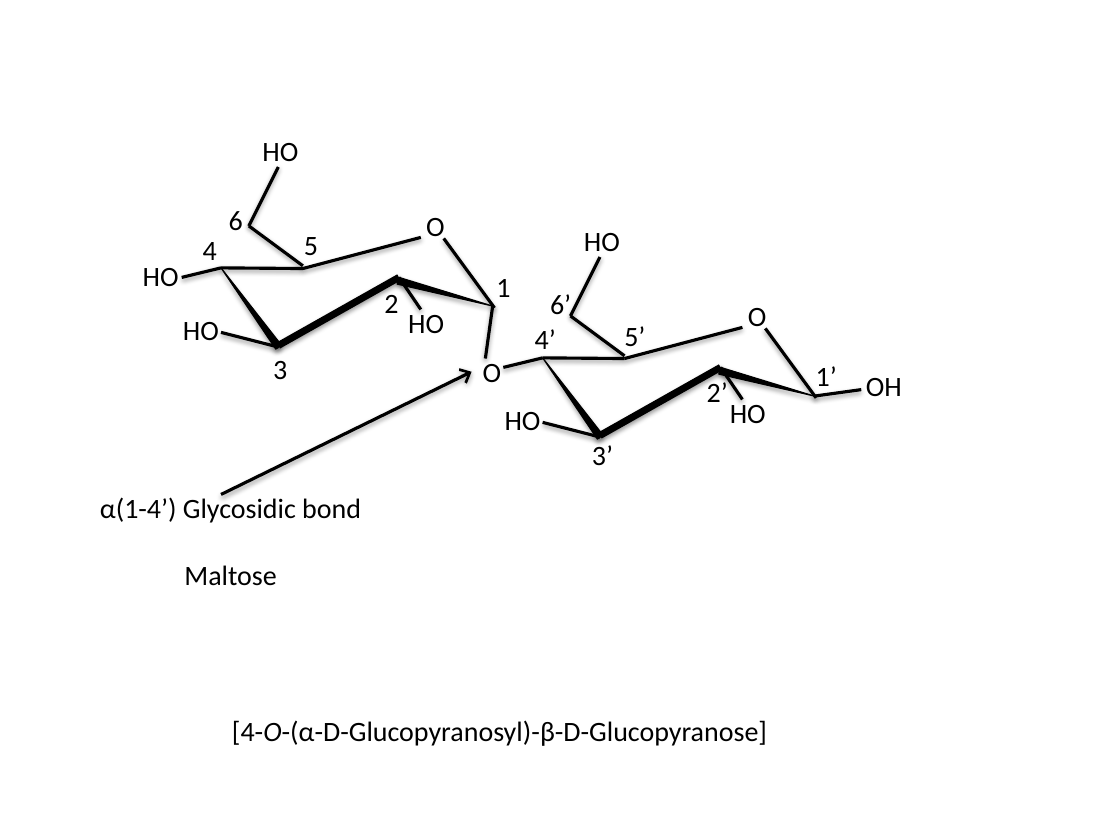
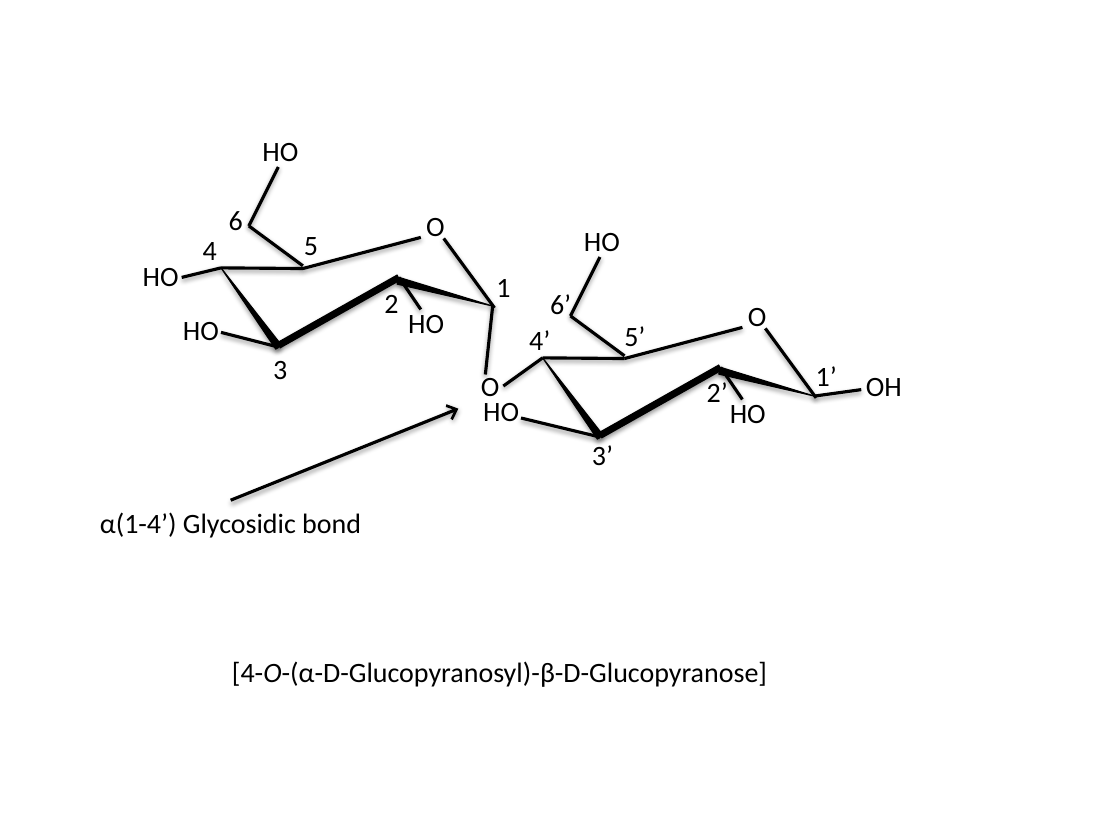
Before and after one commit to steveharg/glycans, a slide deck: slide 1 of docs/images/glycosidic_linkage_maltose.pptx. Drawn at 1120x840 pixels with LibreOffice and Linux fonts; fonts in the diff are those of the drawing. Boxes give left, top, right and bottom in pixels: in the first picture for what was removed or moved away, otherwise in the second. Text is boxed around its words. In the diff, an @@ line names an element or a change of style, - is before the commit and + after.

```diff
--- a/docs/images/glycosidic_linkage_maltose.pptx
+++ b/docs/images/glycosidic_linkage_maltose.pptx
@@ line moved from (493, 306) - (485, 358) to (493, 306) - (485, 374) @@
@@ text "4’": place and size @@
-text "4’" at [535, 329, 556, 349]
+text "4’" at [529, 330, 550, 350]
@@ line moved from (543, 358) - (503, 367) to (543, 358) - (503, 386) @@
@@ text "O": place and size @@
-text "O" at [483, 359, 502, 382]
+text "O" at [481, 373, 500, 396]
@@ text "HO": place and size @@
-text "HO" at [505, 412, 541, 430]
+text "HO" at [483, 403, 519, 421]
@@ arrow moved from (221, 495) - (472, 372) to (231, 501) - (458, 409) @@
@@ line moved from (600, 437) - (543, 422) to (600, 437) - (521, 418) @@
@@ text "α(1-4’) Glycosidic bond": place and size @@
-text "α(1-4’) Glycosidic bond" at [100, 495, 361, 586]
+text "α(1-4’) Glycosidic bond" at [100, 512, 361, 538]
@@ text at [184, 565, 276, 586]: paragraph removed @@
-Maltose
@@ text "[4-O-(α-D-Glucopyranosyl)-β-D-Glucopyranose]": place and size @@
-text "[4-O-(α-D-Glucopyranosyl)-β-D-Glucopyranose]" at [232, 720, 767, 746]
+text "[4-O-(α-D-Glucopyranosyl)-β-D-Glucopyranose]" at [232, 661, 767, 687]
```
Also in this commit, not shown: 4 other files.
